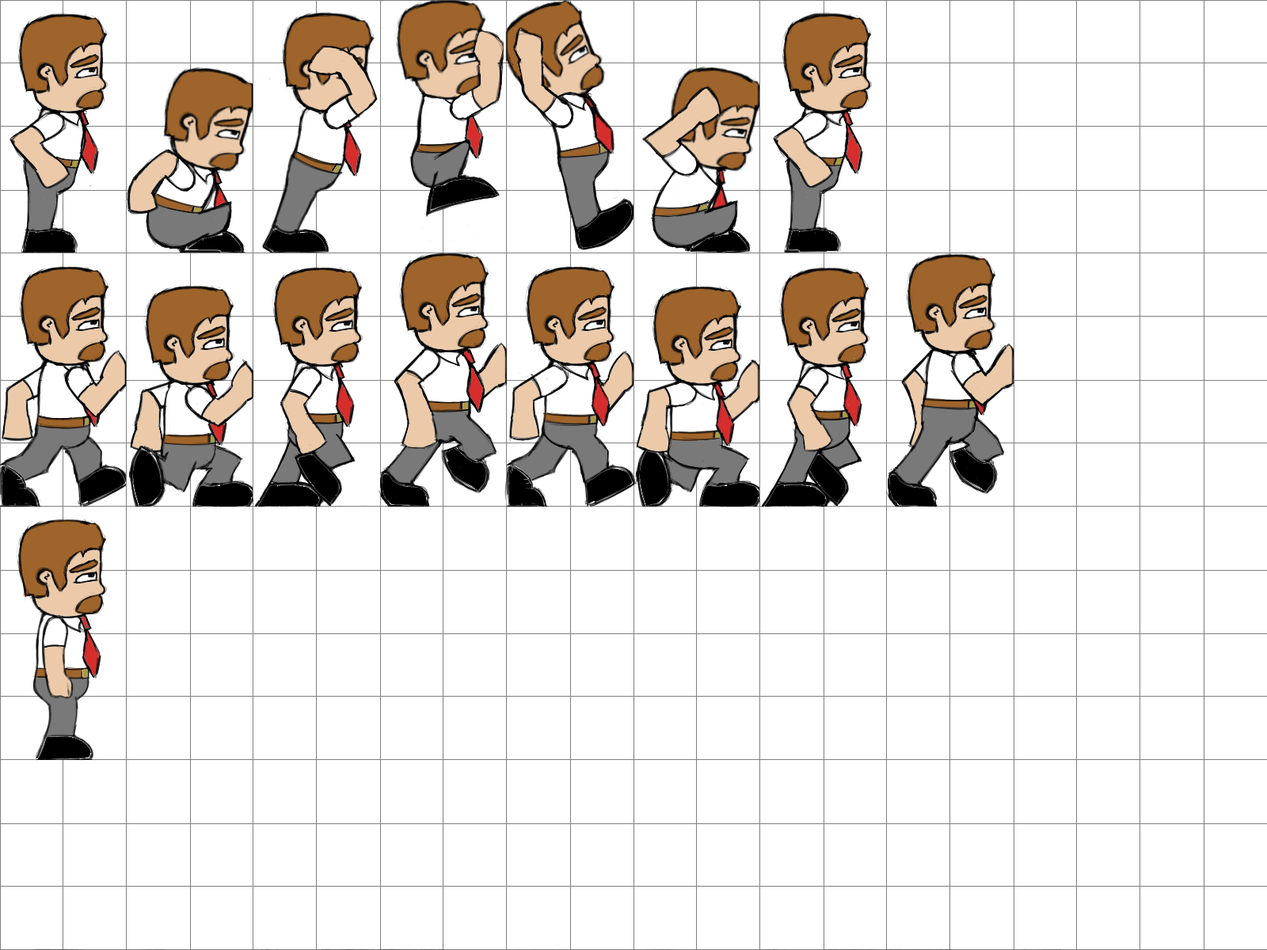
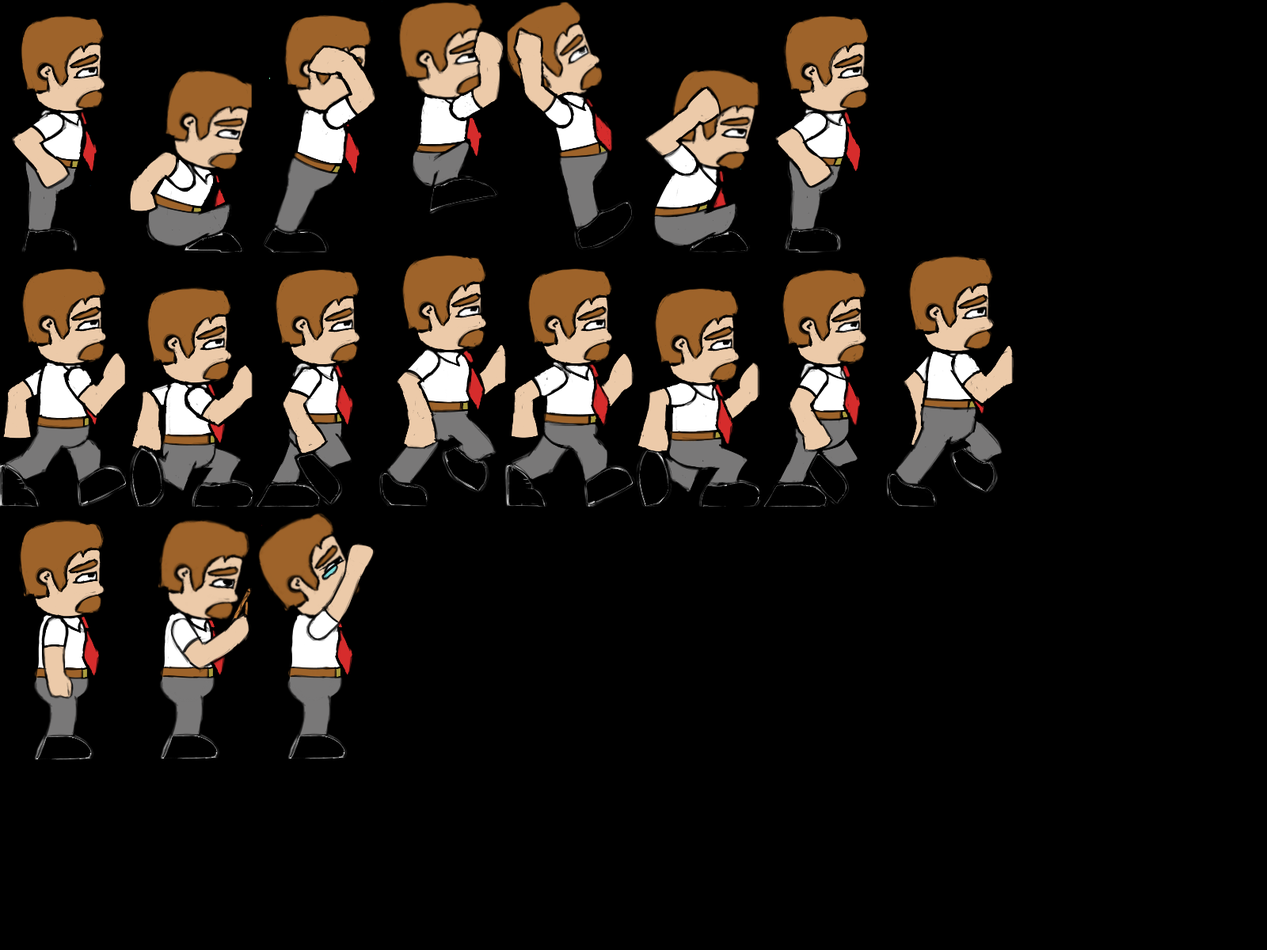
Layers edited between the first and the second 1267px x 950px image:
painted on "Layer 01" over [0, 0, 1014, 794]
hid "Background", painted on it over [0, 0, 1267, 950]
